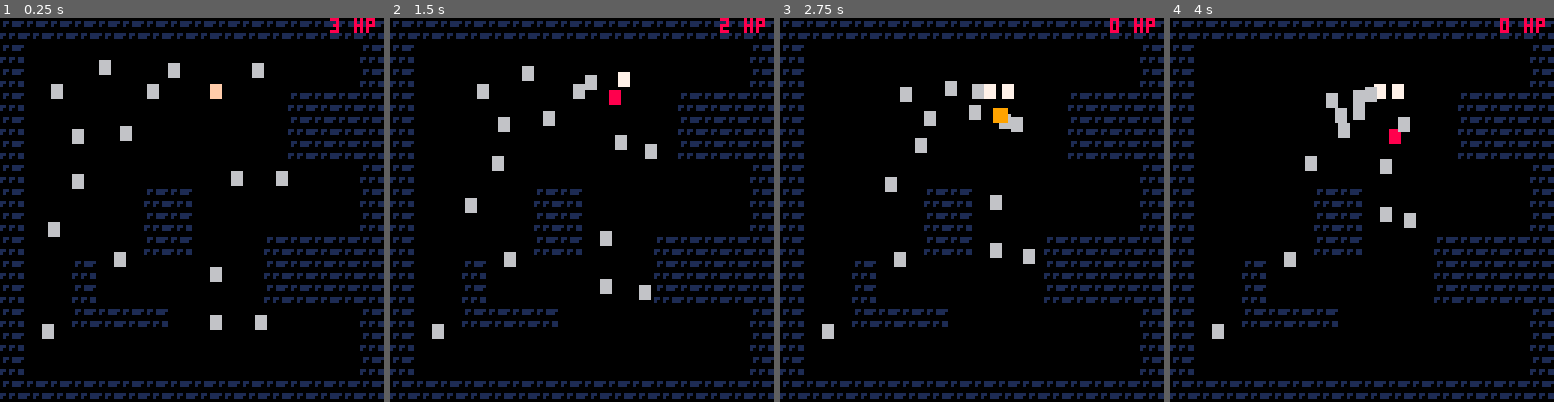
Above: before the commit, frames 1-4 (left to right).
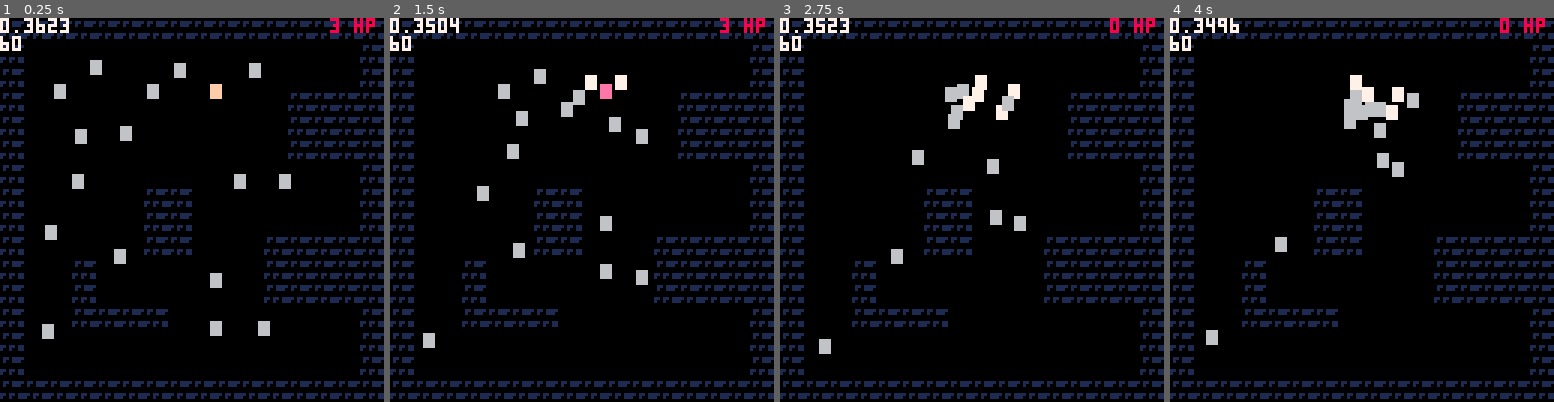
Above: after the commit, the same moments.

Repository: ironchestgames/pico-8-carts
Game: PICO-8 cartridge epicevilender.p8
Two runs of this game, one before a commit and one after it. Both use one fixed random seed, a clock stepped at 60 frames per second and the inputs below.
Inputs:
- Up to frame 1 (0.25 s): no input
- Up to frame 2 (1.5 s): tap X (X key) at 0.33, 1.07 s; tap O (Z key) at 0.7 s
- Up to frame 3 (2.75 s): hold Right 1.6-2.1 s; tap O (Z key) at 1.7, 2.1, 2.5 s; tap X (X key) at 1.85 s; hold Up 2.15-2.42 s; hold Right from 2.47 s (still down)
- Up to frame 4 (4 s): tap O (Z key) at 2.9, 3.3, 3.7 s; tap X (X key) at 2.97 s; release Right at 3.03 s; hold Left 3.08-3.58 s; hold Down 3.63-3.97 s

The runs differ from the first frame. In frame 1, 1.6% of the frame differs, in the area x 0-76%, y 0-83%; in frame 2, 4.2%, in the area x 0-89%, y 0-86%; in frame 3, 3.6%; in frame 4, 3.2%.

Commit message:
epicevilender - structure changes to ai

Diff:
--- a/epicevilender.p8
+++ b/epicevilender.p8
@@ -1,7 +1,7 @@
 pico-8 cartridge // http://www.pico-8.com
 version 16
 __lua__
--- epic evil ender
+-- epic evil ender (v1.0)
 -- by ironchest games
 
 poke(24365,1) -- note: enable devkit
@@ -144,6 +144,7 @@
 
 function floormapcollision(_floormap,aabb,_dx,_dy)
  local dx,dy=_dx,_dy
+ local hascollided=false
 
  -- set halfs
  newaabb.halfw=aabb.halfw
@@ -163,6 +164,7 @@
   elseif _dx < 0 then
    dx=(idealdistx-curdistx)
   end
+  hascollided=true
  end
 
  -- reset x and set new y
@@ -179,9 +181,10 @@
   elseif _dy < 0 then
    dy=(idealdisty-curdisty)
   end
- end
-
- return dx,dy
+  hascollided=true
+ end
+
+ return dx,dy,hascollided
 end
 
 function collideaabbs(aabb,other,_dx,_dy)
@@ -295,91 +298,156 @@
  end
 end
 
-aimodes={
- normal=function(actor)
-
-  local ai=actor.ai
-
-  if actor.state == 'recovering' or
-     actor.state == 'waiting' then
-   actor.state_counter-=1
-   if actor.state_counter <= 0 then
-    actor.state='idling'
-   end
-
-  elseif actor.state == 'attacking' then
-   actor.state_counter-=1
-   if actor.state_counter <= 0 then
-    local a=atan2(ai.targetx-actor.x,ai.targety-actor.y)
-
-    add(attacks,createattack({
-     isenemy=true,
-     x=actor.x+cos(a)*3,
-     y=actor.y+sin(a)*3,
-     halfw=2,
-     halfh=2,
-     state_counter=8,
-     effect=function (actor)
-
-      actor.dx=cos(a)*5
-      actor.dy=sin(a)*5
-
-      actor.hp-=1
-
-      actor.state='recovering'
-      actor.state_counter=24
-     end,
-    }))
-
-    actor.state='idling'
-   end
-
-  elseif haslos(floormap,actor.x,actor.y,avatar.x,avatar.y) then
-   ai.targetx=avatar.x
-   ai.targety=avatar.y
-   actor.state='moving'
-
-   if dist(actor.x,actor.y,ai.targetx,ai.targety) < 7 then
-    actor.state='attacking'
-    actor.state_counter=flr(rnd(60))
-   end
-
-  else
-   ai.targetx=nil
-   ai.targety=nil
-   actor.state='idling'
-  end
-
-  -- perform
-  ai[actor.state](actor)
-
- end,
+
+-- from={to,{prereqs},{ontransition}}
+
+-- function updatestate(actor)
+--  debug(actor.state)
+--  local currenttransitions=actor.ai[actor.state].transitions
+--  local nexttransition=nil
+--  for transition in all(currenttransitions) do
+--   local allprereqs=true
+--   for prereq in all(transition[2]) do
+--    if prereq(actor) == false then
+--     allprereqs=false
+--     break
+--    end
+--   end
+--   if allprereqs then
+--    nexttransition=transition
+--   end
+--  end
+
+--  if nexttransition then
+--   actor.state=nexttransition[1]
+--   for predicate in all(nexttransition[3]) do
+--    predicate(actor)
+--   end
+--  end
+-- end
+
+-- onstatecounterzero=function(actor)
+--  return actor.state_counter <= 0
+-- end
+
+-- haslostotarget=function(actor)
+--  if haslos(floormap,actor.x,actor.y,avatar.x,avatar.y) then
+
+--   -- note: these are evil side effects,
+--   --       because of performance
+--   actor.ai.targetx=avatar.x
+--   actor.ai.targety=avatar.y
+--   return true
+--  end
+--  return false
+-- end
+
+-- nothaslostotarget=function(actor)
+--  return not haslostotarget(actor)
+-- end
+
+-- debugme=function(actor)
+--  debug(actor.state)
+-- end
+
+-- aimodes={ -- these perform state transitions
+--  normal=function(actor)
+--   local ai=actor.ai
+
+--   if actor.state == 'recovering' then
+--    actor.state_counter-=1
+--    if actor.state_counter <= 0 then
+--     actor.state='idling'
+--    end
+
+--   elseif actor.state == 'waiting' then
+--    actor.state_counter-=1
+--    if actor.state_counter <= 0 then
+--     actor.state='idling'
+--    end
+
+--   elseif actor.state == 'attacking' then
+--    actor.state_counter-=1
+--    if actor.state_counter <= 0 then
+--     local a=atan2(ai.targetx-actor.x,ai.targety-actor.y)
+
+--     add(attacks,createattack({
+--      isenemy=true,
+--      x=actor.x+cos(a)*3,
+--      y=actor.y+sin(a)*3,
+--      halfw=2,
+--      halfh=2,
+--      state_counter=1,
+--      isknockback=true,
+--      knockbackangle=a,
+--      damage=1,
+--     }))
+
+--     actor.state='idling'
+--    end
+
+--   elseif actor.state == 'idling' then
+--    actor.state='searching'
+
+--   elseif actor.state == 'searching' then
+--    if ai.targetx != nil then -- note: implies targety is set too
+--     actor.state='moving'
+--    end
+
+--   elseif actor.state == 'moving' then
+
+--   else
+--    ai.targetx=nil
+--    ai.targety=nil
+--    actor.state='idling'
+--   end
+
+--   -- update state
+--   ai[actor.state](actor)
+
+--  end,
+-- }
+
+-- aistates={
+
+--  standingstill=function(actor)
+--   actor.dx=0
+--   actor.dy=0
+--  end,
+
+ -- searchingfortarget=function(actor)
+ --  if haslos(floormap,actor.x,actor.y,avatar.x,avatar.y) then
+ --   actor.ai.targetx=avatar.x
+ --   actor.ai.targety=avatar.y
+
+ --   -- if dist(actor.x,actor.y,ai.targetx,ai.targety) < 7 then
+ --   --  actor.state='attacking'
+ --   --  actor.state_counter=30
+ --   -- end
+ --  end
+ -- end,
+
+ -- movingtotarget=function(actor)
+ --  local a=atan2(actor.ai.targetx-actor.x,actor.ai.targety-actor.y)
+ --  actor.dx=cos(a)*actor.spd
+ --  actor.dy=sin(a)*actor.spd
+ -- end,
+
+ -- recoveringfromhit=function(actor)
+ --  actor.dx=0
+ --  actor.dy=0
+ -- end,
+
+ -- normalattack=function(actor)
+ --  actor.dx=0
+ --  actor.dy=0
+ -- end,
+-- }
+
+ai={
+ curenemyidx=1,
+ turnaroundbb={}, -- note: erased when curenemyidx resets
 }
-
-aibehaviours={
-
- standingstill=function(actor)
-  actor.dx=0
-  actor.dy=0
- end,
-
- movingtotarget=function(actor)
-  local a=atan2(actor.ai.targetx-actor.x,actor.ai.targety-actor.y)
-  actor.dx=cos(a)*actor.spd
-  actor.dy=sin(a)*actor.spd
- end,
-
- recoveringfromhit=function(actor)
-  actor.dx=0
-  actor.dy=0
- end,
-
- normalattack=function(actor)
-  actor.dx=0
-  actor.dy=0
- end,
-}
-
 
 function _init()
 
@@ -419,15 +487,14 @@
      y=_y*8,
      halfw=1.5,
      halfh=2,
-     spd=0.4,
+     spd=0.5,
      hp=3,
      ai={
-      update=aimodes.normal,
-      moving=aibehaviours.movingtotarget,
-      idling=aibehaviours.standingstill,
-      recovering=aibehaviours.recoveringfromhit,
-      attacking=aibehaviours.normalattack,
-      waiting=aibehaviours.standingstill,
+      isready=true,
+      state='idling',
+      state_counter=0,
+      move_counter=0,
+      toocloseto={},
      },
     })
 
@@ -492,19 +559,9 @@
    halfw=2,
    halfh=2,
    state_counter=1,
-   effect=function (actor)
-
-    -- knockback effect
-    actor.dx=cos(avatar.a)*5
-    actor.dy=sin(avatar.a)*5
-
-    -- damage
-    actor.hp-=1
-
-    -- recover
-    actor.state='recovering'
-    actor.state_counter=20
-   end,
+   isknockback=true,
+   knockbackangle=avatar.a,
+   damage=1,
   }))
  end
 
@@ -527,12 +584,7 @@
    halfh=1,
    dx=cos(avatar.a)*2,
    dy=sin(avatar.a)*2,
-   effect=function (actor)
-    actor.hp-=2
-
-    actor.state='recovering'
-    actor.state_counter=12
-   end,
+   damage=2,
   }))
  end
 
@@ -540,9 +592,133 @@
  updateavatarstate(avatar)
 
  -- ai to make decisions
- for actor in all(actors) do
-  if actor.ai then
-   actor.ai.update(actor)
+ ai.curenemyidx+=1
+ if ai.curenemyidx > #actors then
+  ai.curenemyidx=1
+ end
+ do
+  local enemy=actors[ai.curenemyidx]
+  if enemy.ai and enemy.ai.isready then
+
+   local collidedwithwall=enemy.ai.iscollidingwithwall
+   local isseeingavatar=haslos(floormap,enemy.x,enemy.y,avatar.x,avatar.y)
+   local distancetoavatar=dist(enemy.x,enemy.y,avatar.x,avatar.y)
+   local hastoocloseto=#enemy.ai.toocloseto > 0
+   local hasmovecounter=enemy.ai.move_counter > 0
+
+   if hasmovecounter then
+    -- enemy.ai.state='moving'
+
+   -- get out of collision
+   elseif hastoocloseto then
+    local collidedwith=enemy.ai.toocloseto[1]
+    local a=atan2(
+      collidedwith.x-enemy.x,
+      collidedwith.y-enemy.y)+0.5 -- note: go the other way
+    enemy.ai.targetx=enemy.x+cos(a)*10
+    enemy.ai.targety=enemy.y+sin(a)*10
+    enemy.ai.move_counter=6
+
+   -- go after avatar
+   elseif isseeingavatar then
+    if distancetoavatar < 7 then
+     enemy.ai.state='attacking'
+     enemy.ai.state_counter=50
+     enemy.ai.isready=false
+    else
+     enemy.ai.state='moving'
+     enemy.ai.isready=true
+     enemy.ai.targetx=avatar.x
+     enemy.ai.targety=avatar.y
+    end
+
+   else
+    -- continue to move to target pos
+    if enemy.ai.state == 'moving' and
+       not collidedwithwall then
+     enemy.ai.isready=true
+
+     if dist(enemy.x,enemy.y,enemy.ai.targetx,enemy.ai.targety) < enemy.spd * 2 then
+      -- arrived
+      enemy.ai.state='idling'
+     end
+
+    else
+     enemy.ai.state='roaming'
+     local a=rnd()
+     enemy.ai.targetx=enemy.x+cos(a)*10
+     enemy.ai.targety=enemy.y+sin(a)*10
+     enemy.ai.move_counter=60
+    end
+   end
+
+   -- flank avatar
+   -- roam
+
+   -- reset collided props
+   enemy.ai.iscollidingwithwall=false
+
+  end
+ end
+
+ -- update enemies
+ for enemy in all(actors) do
+  if enemy.ai then
+
+   -- update state counters
+   if enemy.ai.move_counter > 0 then
+    enemy.ai.move_counter-=1
+   end
+
+   if enemy.ai.state_counter > 0 then
+    enemy.ai.state_counter-=1
+   end
+
+   -- perform end of state action
+   if enemy.ai.state == 'attacking' and
+      enemy.ai.state_counter <= 0 then
+
+    local a=atan2(
+      enemy.ai.targetx-enemy.x,
+      enemy.ai.targety-enemy.y)
+
+    add(attacks,createattack({
+     isenemy=true,
+     x=enemy.x+cos(a)*3,
+     y=enemy.y+sin(a)*3,
+     halfw=2,
+     halfh=2,
+     state_counter=1,
+     isknockback=true,
+     knockbackangle=a,
+     damage=1,
+    }))
+
+    enemy.ai.isready=true
+
+   elseif enemy.ai.state == 'moving' then
+    enemy.a=atan2(
+      enemy.ai.targetx-enemy.x,
+      enemy.ai.targety-enemy.y)
+    enemy.dx=cos(enemy.a)*enemy.spd
+    enemy.dy=sin(enemy.a)*enemy.spd
+
+   elseif enemy.ai.state == 'roaming' then
+    enemy.a=atan2(
+      enemy.ai.targetx-enemy.x,
+      enemy.ai.targety-enemy.y)
+    enemy.dx=cos(enemy.a)*enemy.spd*0.25
+    enemy.dy=sin(enemy.a)*enemy.spd*0.25
+
+   elseif enemy.ai.state == 'recovering' and
+          enemy.ai.state_counter <= 0 then
+    enemy.ai.isready=true
+
+   elseif enemy.ai.state == 'roaming' then
+    enemy.dx=cos(enemy.a)*enemy.spd
+    enemy.dy=sin(enemy.a)*enemy.spd
+
+   end
   end
  end
 
@@ -567,9 +743,20 @@
     --       maybe just use one attack per hit?
     attack.removeme=true
 
-    -- update actor after hit
-    attack.effect(actor)
-
+    -- knockback effect
+    if attack.isknockback then
+     actor.dx=cos(attack.knockbackangle)*5
+     actor.dy=sin(attack.knockbackangle)*5
+    end
+
+    -- damage
+    actor.hp-=attack.damage
+
+    -- go into recovering
+    actor.state='recovering'
+    actor.state_counter=20
+
+    -- check if actor dead
     if actor.hp <= 0 then
      actor.removeme=true
     end
@@ -577,24 +764,44 @@
   end
  end
 
- -- movement check against other actors
+ -- reset toocloseto
  for actor in all(actors) do
-  for other in all(actors) do
-   if other != actor then
-    local _dx,_dy,hascollided=collideaabbs(
-      actor,
-      other,
-      actor.dx,
-      actor.dy)
-
-    actor.dx=_dx
-    actor.dy=_dy
-
-    if actor.ai and other.ai and hascollided then
-     actor.state='waiting'
-     actor.state_counter=120
-    end
-   end
+  if actor.ai then
+   actor.ai.toocloseto={}
+  end
+ end
+
+ -- enemies movement check against others
+ for i=1,#actors-1 do
+  for j=i+1,#actors do
+   local enemy=actors[i]
+   local other=actors[j]
+   if enemy != other and
+      enemy != avatar and
+      other != avatar and
+      enemy.ai and -- todo: also check for other.ai?
+      dist(
+        enemy.x,
+        enemy.y,
+        other.x,
+        other.y) < enemy.halfh + other.halfh then
+    add(enemy.ai.toocloseto,other)
+    add(other.ai.toocloseto,enemy)
+   end
+  end
+ end
+
+ -- avatar movement check against other actors
+ for actor in all(actors) do
+  if actor != avatar then
+   local _dx,_dy,hascollided=collideaabbs(
+     avatar,
+     actor,
+     avatar.dx,
+     avatar.dy)
+
+   avatar.dx=_dx
+   avatar.dy=_dy
   end
  end
 
@@ -602,11 +809,15 @@
  for actor in all(actors) do
 
   -- collide against floor and get possible movement
-  local _dx,_dy=floormapcollision(
+  local _dx,_dy,hascollided=floormapcollision(
     floormap,
     actor,
     actor.dx,
     actor.dy)
+
+  if actor.ai then
+   actor.ai.iscollidingwithwall=hascollided
+  end
 
   -- set actor pos based on possible movement
   actor.x+=_dx
@@ -641,17 +852,29 @@
   end
  end
 
- -- -- remove actors
+ -- update vfx
+ for vfx in all(vfxs) do
+  vfx.update()
+ end
+
+ -- remove actors
  for actor in all(actors) do
   if actor.removeme then
    del(actors,actor)
   end
  end
 
- -- -- remove attacks
+ -- remove attacks
  for attack in all(attacks) do
   if attack.removeme then
    del(attacks,attack)
+  end
+ end
+
+ -- remove vfxs
+ for vfx in all(vfxs) do
+  if vfx.removeme then
+   del(vfxs,vfx)
   end
  end
 end
@@ -691,11 +914,16 @@
    col=15
   end
 
-  if actor.state == 'recovering' then
+  local obj=actor
+  if actor.ai then
+   obj=actor.ai
+  end
+
+  if obj.state == 'recovering' then
    col=8
-  elseif actor.state == 'attacking' then
+  elseif obj.state == 'attacking' then
    col=7
-  elseif actor.state == 'charging' then
+  elseif obj.state == 'charging' then
    col=14
    if actor.charge > 60 then
     col=7
@@ -731,10 +959,10 @@
  print(avatar.hp .. ' hp',110,0,8)
 
  -- prints debug stats
- if isdebug then
-  print(stat(1),0,0,7)
-  print(stat(7),0,6,7)
- end
+ -- if isdebug then
+ print(stat(1),0,0,7)
+ print(stat(7),0,6,7)
+ -- end
 end
 
 
@@ -803,19 +1031,19 @@
 00000000000000000000000000000000000000000000000000000000000000000000000000000000000000000000000000000000000000000000000000000000
 00000000000000000000000000000000000000000000000000000000000000000000000000000000000000000000000000000000000000000000000000000000
 00000000000000000000000000000000000000000000000000000000000000000000000000000000000000000000000000000000000000000000000000000000
-11111111111111110000000000000000000000000000000000000000000000000000000000000000000000000000000000000000000000000000000000000000
-10000000000000010000000000000000000000000000000000000000000000000000000000000000000000000000000000000000000000000000000000000000
-10006006000600010000000000000000000000000000000000000000000000000000000000000000000000000000000000000000000000000000000000000000
-106000600f0011110000000000000000000000000000000000000000000000000000000000000000000000000000000000000000000000000000000000000000
-10000000000011110000000000000000000000000000000000000000000000000000000000000000000000000000000000000000000000000000000000000000
-10060600000011110000000000000000000000000000000000000000000000000000000000000000000000000000000000000000000000000000000000000000
-10000000000000010000000000000000000000000000000000000000000000000000000000000000000000000000000000000000000000000000000000000000
-10060011006060010000000000000000000000000000000000000000000000000000000000000000000000000000000000000000000000000000000000000000
-10000011000000010000000000000000000000000000000000000000000000000000000000000000000000000000000000000000000000000000000000000000
-10600011000111110000000000000000000000000000000000000000000000000000000000000000000000000000000000000000000000000000000000000000
-10010600000111110000000000000000000000000000000000000000000000000000000000000000000000000000000000000000000000000000000000000000
-10010000060111110000000000000000000000000000000000000000000000000000000000000000000000000000000000000000000000000000000000000000
-10011110000000010000000000000000000000000000000000000000000000000000000000000000000000000000000000000000000000000000000000000000
-10600000060600010000000000000000000000000000000000000000000000000000000000000000000000000000000000000000000000000000000000000000
-10000000000000010000000000000000000000000000000000000000000000000000000000000000000000000000000000000000000000000000000000000000
-11111111111111110000000000000000000000000000000000000000000000000000000000000000000000000000000000000000000000000000000000000000
+11111111111111111111111111111111111111111111111100000000000000000000000000000000000000000000000000000000000000000000000000000000
+10000000000000011000000000000001100000000000000100000000000000000000000000000000000000000000000000000000000000000000000000000000
+10006006000600011000600600060001100006000000000100000000000000000000000000000000000000000000000000000000000000000000000000000000
+106000600f001111106000600f001111106000000f00111100000000000000000000000000000000000000000000000000000000000000000000000000000000
+10000000000011111000000000001111100000000000111100000000000000000000000000000000000000000000000000000000000000000000000000000000
+10060600000011111006060000001111100000000000111100000000000000000000000000000000000000000000000000000000000000000000000000000000
+10000000000000011000000000000001100000000000000100000000000000000000000000000000000000000000000000000000000000000000000000000000
+10060011006060011006001100606001100000110000000100000000000000000000000000000000000000000000000000000000000000000000000000000000
+10000011000000011000001100000001100000110000000100000000000000000000000000000000000000000000000000000000000000000000000000000000
+10600011000111111060001100011111100000110001111100000000000000000000000000000000000000000000000000000000000000000000000000000000
+10010600000111111001060000011111100100000001111100000000000000000000000000000000000000000000000000000000000000000000000000000000
+10010000060111111001000006011111100100000001111100000000000000000000000000000000000000000000000000000000000000000000000000000000
+10011110000000011001111000000001100111100000000100000000000000000000000000000000000000000000000000000000000000000000000000000000
+10600000060600011060000006060001100000000000000100000000000000000000000000000000000000000000000000000000000000000000000000000000
+10000000000000011000000000000001100000000000000100000000000000000000000000000000000000000000000000000000000000000000000000000000
+11111111111111111111111111111111111111111111111100000000000000000000000000000000000000000000000000000000000000000000000000000000
